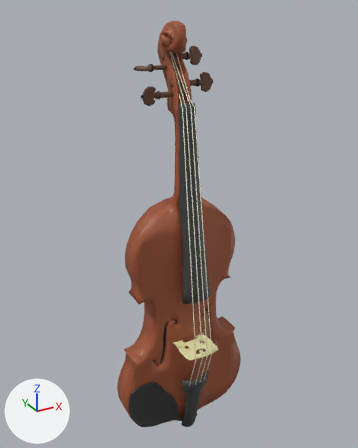
A saved change to the FBX model working/victoria/FBX files/violin.fbx.
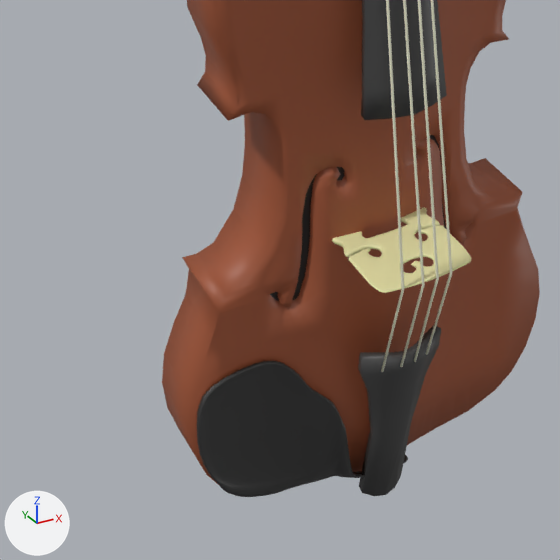
Each version is shown whole from a camera (50 mm lens) standing at (-0.00645, -0.01161, 0.00562) and looking at (0.00001, 0.00013, -0.00025), then close up on the part from 18% to 69% of the width and 59% to 100% of the height. Arrows for +X, +Y and +Z are at lower left; the lights stay in place. Where no turn or scale is listed for an object, it has been applied to the vertices.

The scene before the commit, as lines of its bpy script (objects in view):
```python
me_chinrest = bpy.data.meshes.new('ChinRest')
me_chinrest.from_pydata(...)  # 666 vertices, 664 faces; spans x -0.0021..0.00038, y -0.00065..-0.00026, z -0.00633..-0.00421
me_chinrest.materials.append(mat_material_006)  # black #353535
me_strings = bpy.data.meshes.new('Strings')
me_strings.from_pydata(...)  # 276 vertices, 308 faces; spans x -0.00001..0.00054, y -0.00213..0.00001, z -0.00975..0.00001
me_strings.materials.append(mat_material_007)  # white #eff0d6
me_violin = bpy.data.meshes.new('Violin')
me_violin.from_pydata(...)  # 2375 vertices, 2412 faces; spans x -0.00216..0.00216, y -0.00056..0.00096, z -0.00652..0.00625
# faces by material slot: [2226, 66, 120]
me_violin.materials.append(mat_material_001)  # brown #a05536
me_violin.materials.append(mat_material_002)  # black #252525
me_violin.materials.append(mat_material_006)  # black #353535
ob_chinrest = bpy.data.objects.new('ChinRest', me_chinrest)
ob_chinrest.location = (0.0, -0.00002, -0.00097)
ob_strings = bpy.data.objects.new('Strings', me_strings)
ob_strings.location = (-0.00031, 0.0006, 0.00452)
ob_violin = bpy.data.objects.new('Violin', me_violin)
ob_violin.location = (0.0, 0.0, -0.00097)
# also in view: 'Neckboard___TailPiece' at (0.0, -0.00067, -0.00205); 'Sound_Post' at (0.0, -0.00099, -0.00392)
```
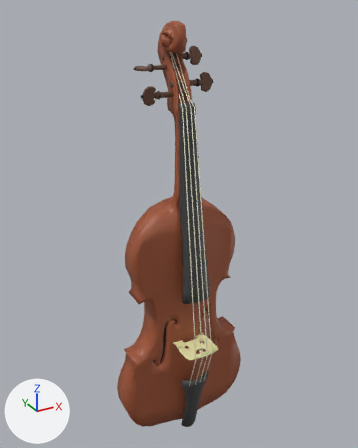
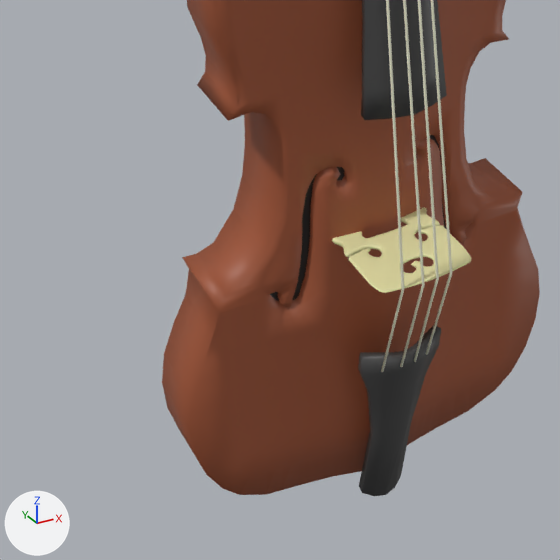
The newer file is also turned or shifted as a whole; pictures and numbers use the older file's frame.

Edits to the bpy script that builds the scene:
```text
Remove ob_chinrest:
    ob_chinrest = bpy.data.objects.new('ChinRest', me_chinrest)
    ob_chinrest.location = (0.0, -0.00002, -0.00097)
```

Changed parts and their boxes (x1, y1, x2, y2) in the close-ups (560 x 560 px):
'ChinRest', deleted (black)
    before: (197, 361, 408, 497)
